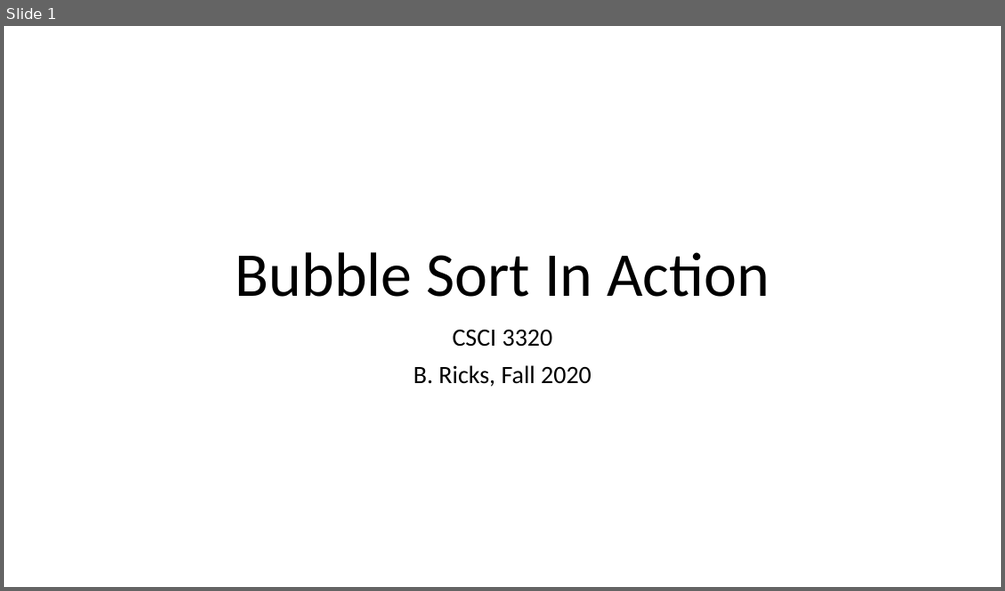
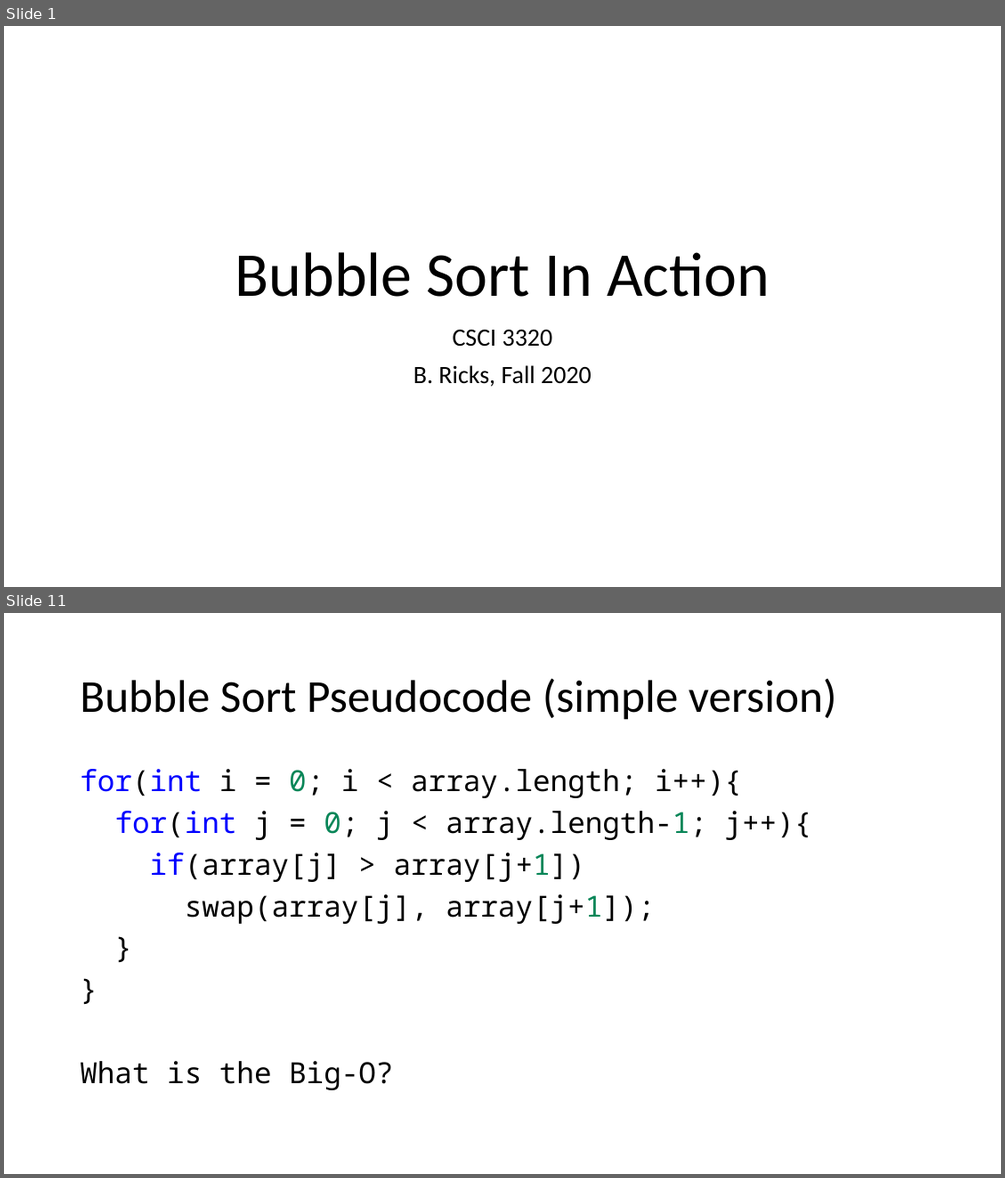
Before and after one commit to csci3320/fall2020, a slide deck: Bubble Sort In Action.pptx. Shown one above the other, each under a label of ours: slide 1 before the commit, slides 1 and 11 after it; the slides between them are not shown. The pictures are 1005x591 and 1005x1178 pixels, drawn with LibreOffice and Linux fonts; fonts in the diff are those of the drawing. Boxes give left, top, right and bottom in pixels: in the first picture for what was removed or moved away, otherwise in the second. Text is boxed around its words. In the diff, an @@ line names an element or a change of style, - is before the commit and + after.

Commit message:
More Bubble Sort

```diff
--- a/Bubble Sort In Action.pptx
+++ b/Bubble Sort In Action.pptx
@@ slide 11 added at (x1=4, y1=613, x2=1001, y2=1174), background #FFFFFF @@
@@ title added at (x1=80, y1=678, x2=837, y2=720), 44 pt, text #000000 @@
+Bubble Sort Pseudocode (simple version)
@@ text added at (x1=80, y1=769, x2=812, y2=1090), 28 pt, text #000000 @@
+for(int i = 0; i < array.length; i++){
+for(int j = 0; j < array.length-1; j++){
+if(array[j] > array[j+1])
+swap(array[j], array[j+1]);
+}
+}
+What is the Big-O?
```
Also in this commit, not shown: 5 slides changed, 6 other slides added.
